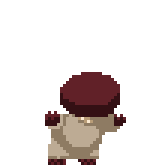
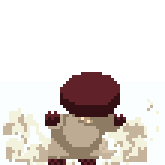
Layer changes from the first 165×165 image to the second:
moved "Background" above "helping_lines", painted on it over [left=45, top=81, right=126, bottom=165]
renamed "Pasted Layer" to "helping_lines", painted on it over [left=0, top=81, right=165, bottom=165]
